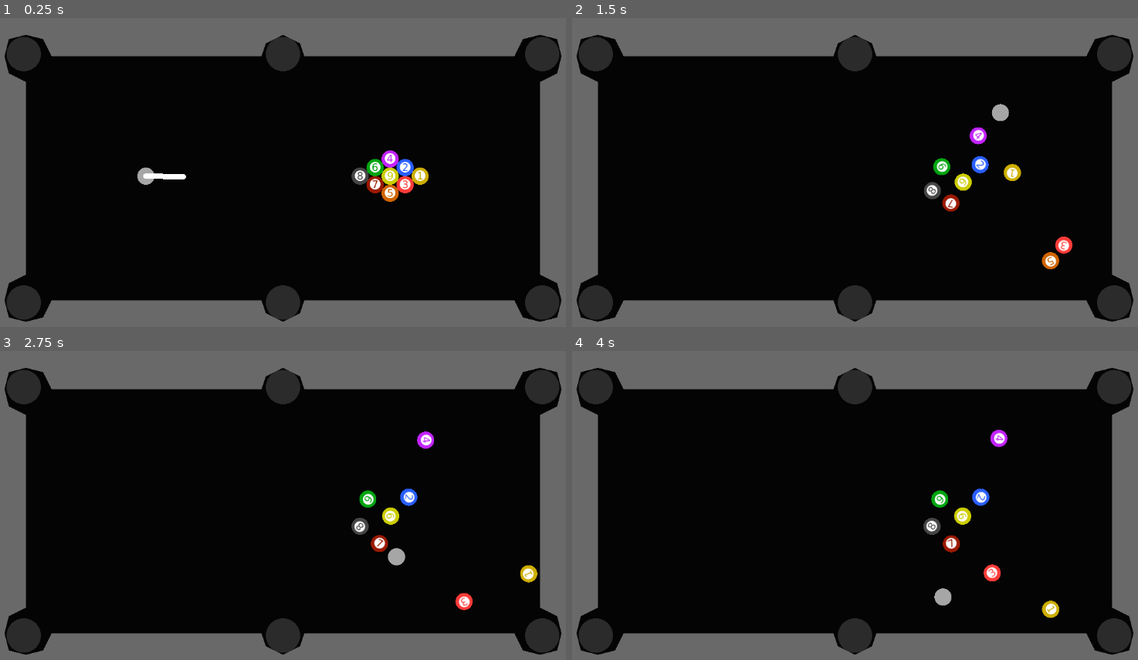
Above: before the commit, frames 1-4 (two rows, left to right).
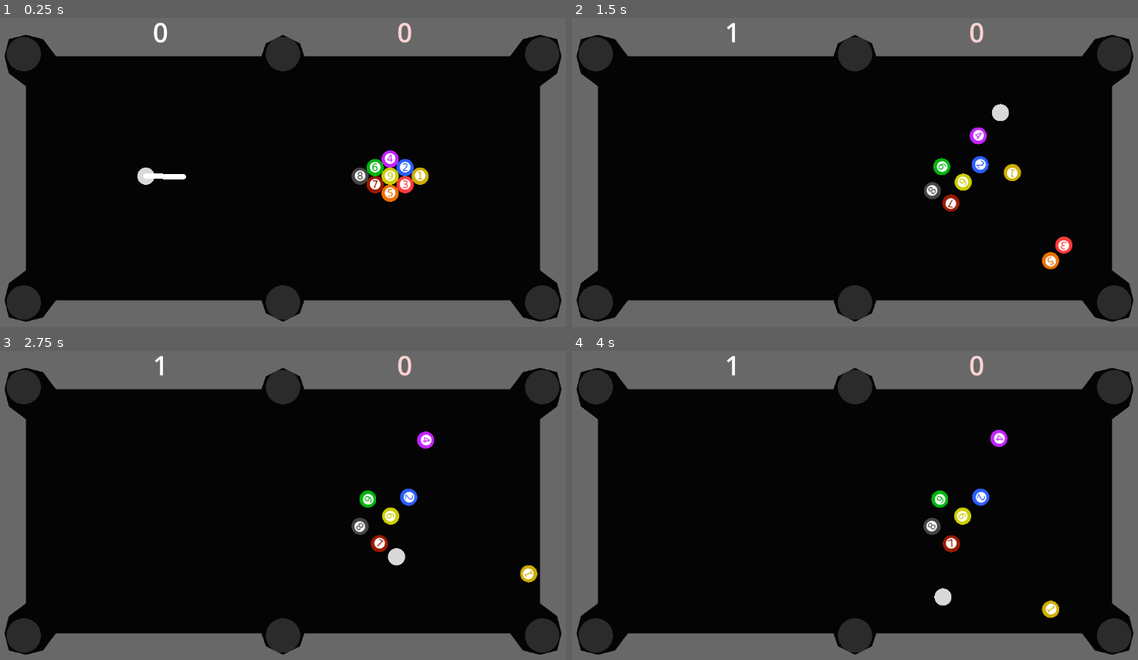
Above: after the commit, the same moments.

Repository: 8box-gd/pool-i-guess
Game: Godot game, scene res://root.tscn
The game is run twice, just before and just after one commit, with the same random seed, the same clock (stepped at 60 frames per second) and the same inputs.
Inputs (mouse positions are in pixels of both pictures, inside the frame that each line leads up to):
- Up to frame 1 (0.25 s): no input
- Up to frame 2 (1.5 s): tap Enter at 0.5 s; move the mouse to (990, 160) at 0.52 s; click (990, 160) at 0.6 s; move the mouse to (730, 194) at 1.27 s; click (730, 194) at 1.35 s
- Up to frame 3 (2.75 s): move the mouse to (345, 434) at 2.02 s; click (345, 434) at 2.1 s
- Up to frame 4 (4 s): move the mouse to (826, 579) at 2.77 s; click (826, 579) at 2.85 s; move the mouse to (1041, 564) at 3.52 s; click (1041, 564) at 3.6 s

The runs differ from the first frame. In frame 1, 0.5% of the frame differs, in the area x 1-99%, y 1-97%; in frame 2, 0.5%; in frame 3, 0.6%; in frame 4, 0.6%.

Commit message:
UI and shit

Diff:
--- a/root.gd
+++ b/root.gd
@@ -3,6 +3,7 @@
 
 @export var cue_force = 1000.0
 @export var brake_limit = 50.0
+@export var next_shot_limit = 10.0
 @export var max_mouse_dist = 100.0
 
 @onready var cueball = $"cueball root/cueball"
@@ -32,6 +33,7 @@
 	reset_point = cueball.position
 	cueball.contact_monitor = true
 	$Table/Polygon2D.polygon = $Table/CollisionPolygon2D.polygon
+	$Table/Polygon2D.color = Color(0.41, 0.41, 0.41)
 
 	ball_list = [
 	$NormalBalls/ball1, $NormalBalls/ball2, $NormalBalls/ball3,
@@ -63,10 +65,10 @@
 	# CHECK IF ANYTHING ON TABLE IS MOVING
 	# RUNS ONLY WHEN THE CUEBALL IS DAMPED
 	# IF THIS RAN EVERY FRAME IT WOULD BE A NIGHTMARE
-	if cueball_slowed == true and shot_allowed == false and shot_wait_timer.time_left == 0:
+	if cueball.linear_velocity.length() < next_shot_limit == true and shot_allowed == false and shot_wait_timer.time_left == 0:
 		var slowed_balls = 0
 		for i in len(ball_list):
-			if ball_list[i].linear_velocity.length() < ball_list[i].brake_limit:
+			if ball_list[i].linear_velocity.length() < next_shot_limit:
 				slowed_balls += 1
 		if slowed_balls == 9 and cueball_slowed == true:
 			shot_allowed = true
@@ -84,6 +86,7 @@
 		shot_allowed = false
 		shot_wait_timer.start()
 		stroke_number += 1
+		$StrokesLabel.text = str(stroke_number)
 		target_ball = find_target_ball()
 		print("Stroke ", stroke_number, ". Target ball: ", target_ball)
 
@@ -109,6 +112,9 @@
 	cueball.set_collision_layer_value(1, false)
 	cueball.set_collision_mask_value(1, false)
 	cueball.visible = false
+	scratch_count += 1
+	$ScratchLabel.text = str(scratch_count)
+	print("Scratch! Total scratches: ", scratch_count)
 
 func unscratch():
 	if cueball.visible == false:
@@ -120,8 +126,7 @@
 			cueball.set_collision_layer_value(1, true)
 			cueball.set_collision_mask_value(1, true)
 			cueball.visible = true
-			scratch_count += 1
-			print("Scratch! Total scratches: ", scratch_count)
+
 
 func reset_cueball():
 	cueball.linear_velocity = Vector2.ZERO
@@ -134,7 +139,11 @@
 	scratch_count = 0
 	stroke_number = 0
 	game_over = false
+	$StrokesLabel.text = "0"
+	$ScratchLabel.text = "0"
 	balls_active = [true, true, true, true, true, true, true, true, true]
+	$Table/Polygon2D.color = Color(0.41, 0.41, 0.41)
+	$CenterLabel.text = ""
 	print("Table reset.")
 
 func on_ball_sunk(ID):
@@ -158,11 +167,26 @@
 	if sunk_this_turn.has(target_ball) or sunk_this_turn.size() == 0:
 		print("Shot was legal.")
 		if sunk_this_turn.has(9):
-			print("You win!")
+			victory()
 	else:
 		scratch_count += 1
+		$ScratchLabel.text = str(scratch_count)
 		print("Scratch! Ball sunk out of order. Total scratches: ", scratch_count)
 		if sunk_this_turn.has(9):
-			game_over = true
-			print("You sunk the 9 illegally. Game over.")
+			if stroke_number == 1:
+				scratch_count -= 1
+				victory()
+			else:
+				trigger_game_over()
 	sunk_this_turn.clear()
+
+func victory():
+	print("You win!")
+	$Table/Polygon2D.color = Color(0.31, 0.58, 0.4)
+	$CenterLabel.text = "You win!\nPress R to restart"
+
+func trigger_game_over():
+	game_over = true
+	print("You sunk the 9 illegally. Game over.")
+	$Table/Polygon2D.color = Color(0.57, 0.33, 0.31)
+	$CenterLabel.text = "Game Over\nYou sunk the 9-ball\nillegally.\nPress R to restart"
--- a/root.tscn
+++ b/root.tscn
@@ -22,10 +22,11 @@
 physics_material_override = SubResource("PhysicsMaterial_5x4fs")
 
 [node name="CollisionPolygon2D" type="CollisionPolygon2D" parent="Table"]
-polygon = PackedVector2Array(64, 64, 56, 96, 64, 128, 96, 144, 96, 504, 64, 520, 56, 552, 64, 584, 96, 592, 128, 584, 144, 552, 536, 552, 544, 576, 576, 592, 608, 576, 616, 552, 1008, 552, 1024, 584, 1056, 592, 1088, 584, 1096, 552, 1088, 520, 1056, 504, 1056, 144, 1088, 128, 1096, 96, 1088, 64, 1056, 56, 1024, 64, 1008, 96, 616, 96, 608, 72, 576, 56, 544, 72, 536, 96, 144, 96, 128, 64, 96, 56, 64, 64, 0, 0, 1152, 0, 1152, 648, 0, 648, 0, 0)
+polygon = PackedVector2Array(64, 64, 56, 96, 64, 128, 96, 152, 96, 496, 64, 520, 56, 552, 64, 584, 96, 592, 128, 584, 152, 552, 536, 552, 544, 576, 576, 592, 608, 576, 616, 552, 1000, 552, 1024, 584, 1056, 592, 1088, 584, 1096, 552, 1088, 520, 1056, 496, 1056, 152, 1088, 128, 1096, 96, 1088, 64, 1056, 56, 1024, 64, 1000, 96, 616, 96, 608, 72, 576, 56, 544, 72, 536, 96, 152, 96, 128, 64, 96, 56, 64, 64, 0, 0, 1152, 0, 1152, 648, 0, 648, 0, 0)
 
 [node name="Polygon2D" type="Polygon2D" parent="Table"]
-color = Color(0.411765, 0.411765, 0.411765, 1)
+color = Color(0.41, 0.41, 0.41, 1)
+polygon = PackedVector2Array(64, 64, 56, 96, 64, 128, 96, 152, 96, 496, 64, 520, 56, 552, 64, 584, 96, 592, 128, 584, 152, 552, 536, 552, 544, 576, 576, 592, 608, 576, 616, 552, 1000, 552, 1024, 584, 1056, 592, 1088, 584, 1096, 552, 1088, 520, 1056, 496, 1056, 152, 1088, 128, 1096, 96, 1088, 64, 1056, 56, 1024, 64, 1000, 96, 616, 96, 608, 72, 576, 56, 544, 72, 536, 96, 152, 96, 128, 64, 96, 56, 64, 64, 0, 0, 1152, 0, 1152, 648, 0, 648, 0, 0)
 
 [node name="cueball root" type="Node2D" parent="."]
 metadata/_edit_lock_ = true
@@ -39,7 +40,7 @@
 linear_damp = 0.5
 
 [node name="Sprite2D" type="Sprite2D" parent="cueball root/cueball"]
-modulate = Color(0.65098, 0.65098, 0.65098, 1)
+modulate = Color(0.85098, 0.85098, 0.85098, 1)
 scale = Vector2(0.0444445, 0.0444445)
 texture = ExtResource("3_yhhcs")
 
@@ -192,7 +193,7 @@
 metadata/_edit_group_ = true
 
 [node name="Sprite2D" type="Sprite2D" parent="NormalBalls/ball5"]
-modulate = Color(0.811765, 0.392157, 0, 1)
+modulate = Color(0.921569, 0.443137, 0, 1)
 scale = Vector2(0.0444445, 0.0444445)
 texture = ExtResource("3_yhhcs")
 
@@ -221,7 +222,7 @@
 metadata/_edit_group_ = true
 
 [node name="Sprite2D" type="Sprite2D" parent="NormalBalls/ball6"]
-modulate = Color(0, 0.643137, 0.0627451, 1)
+modulate = Color(0, 0.705882, 0.0627451, 1)
 scale = Vector2(0.0444445, 0.0444445)
 texture = ExtResource("3_yhhcs")
 
@@ -419,6 +420,37 @@
 [node name="ShotWaitTimer" type="Timer" parent="."]
 wait_time = 0.25
 one_shot = true
+
+[node name="StrokesLabel" type="Label" parent="."]
+offset_left = 328.0
+offset_top = 16.0
+offset_right = 368.0
+offset_bottom = 85.0
+theme_override_font_sizes/font_size = 50
+text = "0"
+horizontal_alignment = 1
+metadata/_edit_lock_ = true
+
+[node name="ScratchLabel" type="Label" parent="."]
+offset_left = 784.0
+offset_top = 16.0
+offset_right = 824.0
+offset_bottom = 85.0
+theme_override_colors/font_color = Color(1, 0.831373, 0.831373, 1)
+theme_override_font_sizes/font_size = 50
+text = "0"
+horizontal_alignment = 1
+metadata/_edit_lock_ = true
+
+[node name="CenterLabel" type="Label" parent="."]
+offset_left = 384.0
+offset_top = 192.0
+offset_right = 768.0
+offset_bottom = 448.0
+theme_override_font_sizes/font_size = 36
+horizontal_alignment = 1
+vertical_alignment = 1
+metadata/_edit_lock_ = true
 
 [connection signal="reset_table" from="." to="NormalBalls/ball1" method="_on_root_reset_table"]
 [connection signal="reset_table" from="." to="NormalBalls/ball2" method="_on_root_reset_table"]
